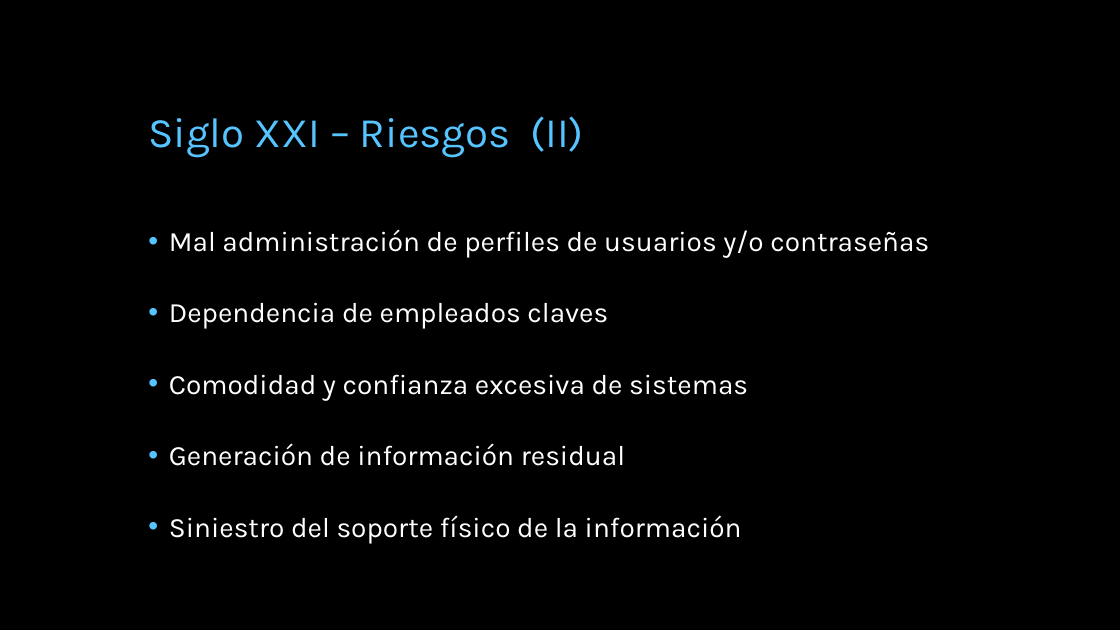
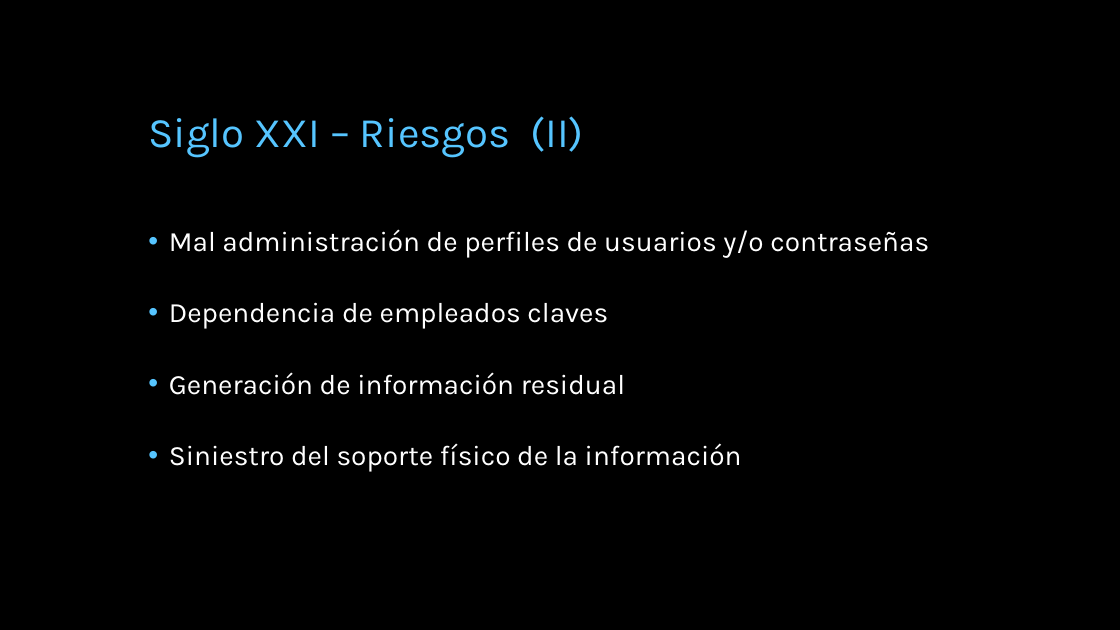
Before and after one commit to miparnisari/implantaciondesistemas, a slide deck: slide 34 of Presentacion/Fuga de Información.pptx. Drawn at 1120x630 pixels with LibreOffice and Linux fonts; fonts in the diff are those of the drawing; background and template pictures are left out. Boxes give left, top, right and bottom in pixels: in the first picture for what was removed or moved away, otherwise in the second. Text is boxed around its words. In the diff, an @@ line names an element or a change of style, - is before the commit and + after.

```diff
--- a/Presentacion/Fuga de Información.pptx
+++ b/Presentacion/Fuga de Información.pptx
@@ text at (x1=169, y1=374, x2=748, y2=400): paragraph removed @@
-• Comodidad y confianza excesiva de sistemas
```
Also in this commit, not shown: 1 other slide changed, 3 other files.
